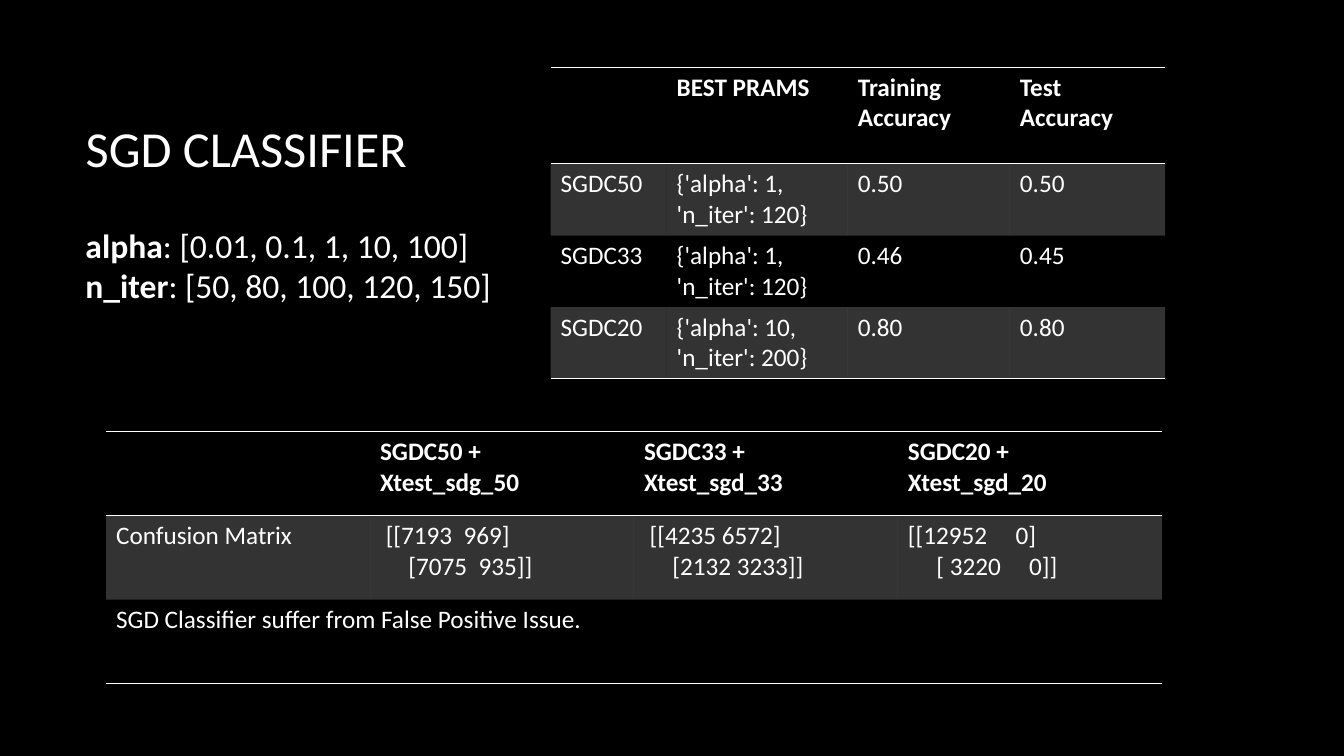
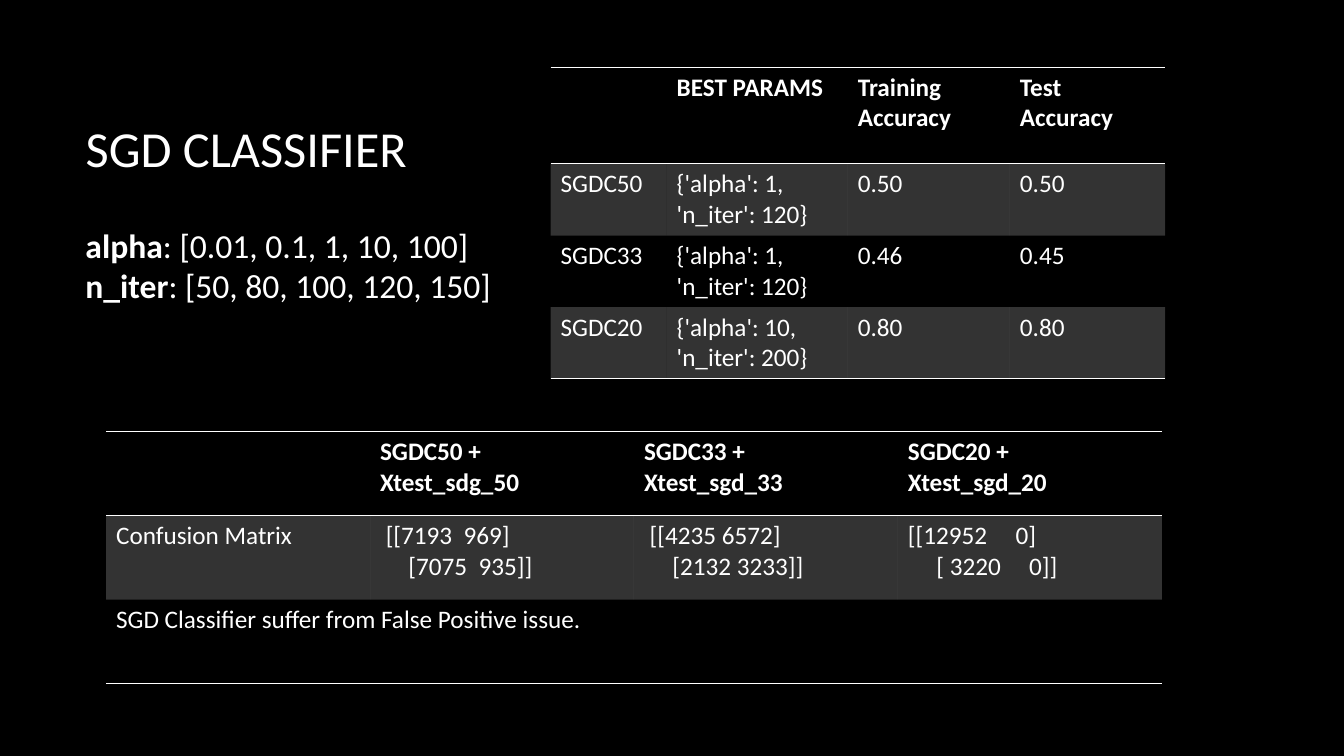
Before and after one commit to ameeshbaxi/data_science_workshop, a slide deck: slide 12 of capstone_project/slides/predict_ctr_abaxi.pptx (slide 11 before the commit). Drawn at 1344x756 pixels with LibreOffice and Linux fonts; fonts in the diff are those of the drawing; background and template pictures are left out. Boxes give left, top, right and bottom in pixels: in the first picture for what was removed or moved away, otherwise in the second. Text is boxed around its words. In the diff, an @@ line names an element or a change of style, - is before the commit and + after.

```diff
--- a/capstone_project/slides/predict_ctr_abaxi.pptx
+++ b/capstone_project/slides/predict_ctr_abaxi.pptx
@@ table at <box>551,68,1166,376</box> @@
-row 1, column 2: BEST PRAMS
+row 1, column 2: BEST PARAMS
@@ table at <box>106,432,1163,684</box> @@
-row 3, column 1: SGD Classifier suffer from False Positive Issue.
+row 3, column 1: SGD Classifier suffer from False Positive issue.
```
Also in this commit, not shown: 14 other slides changed, 2 slides added, 1 other file.
